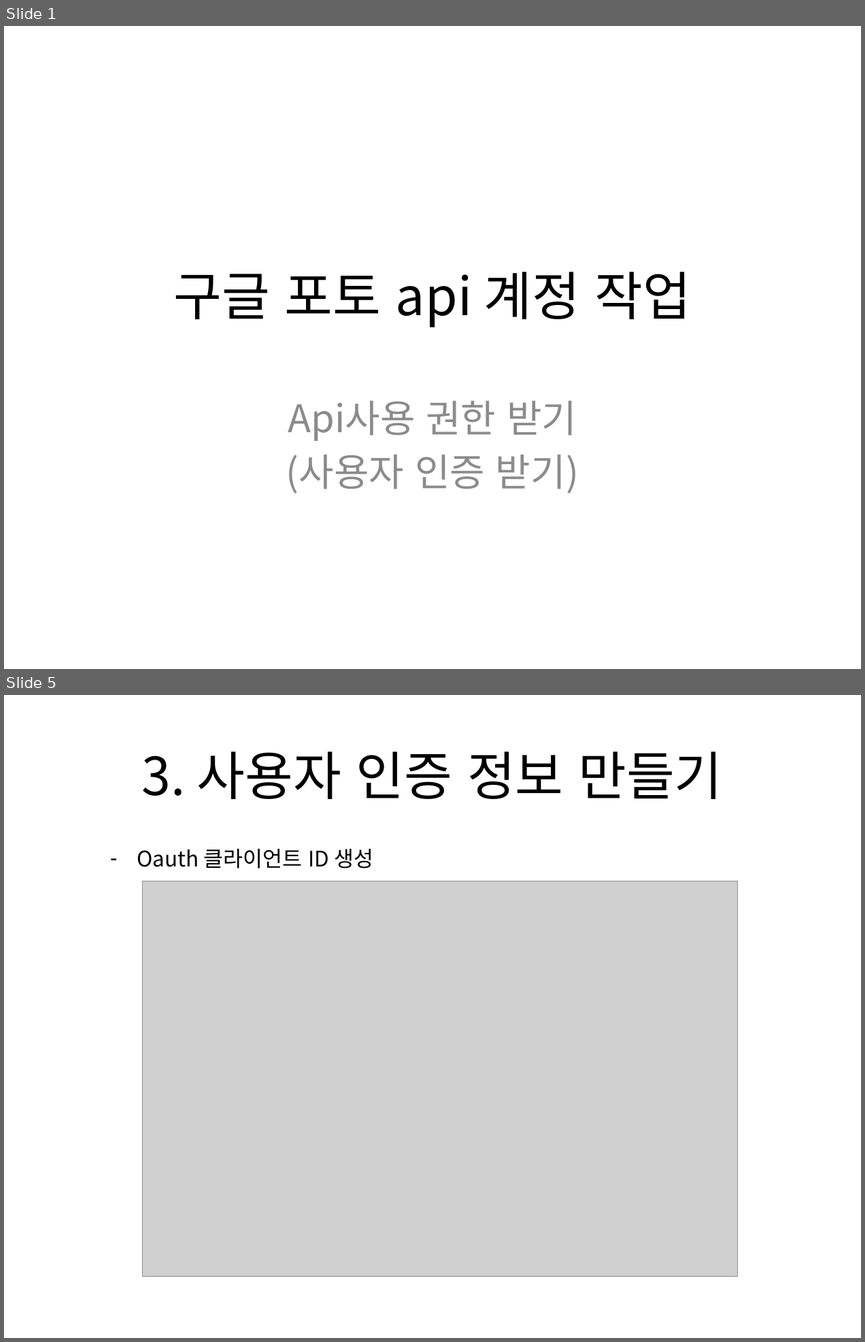
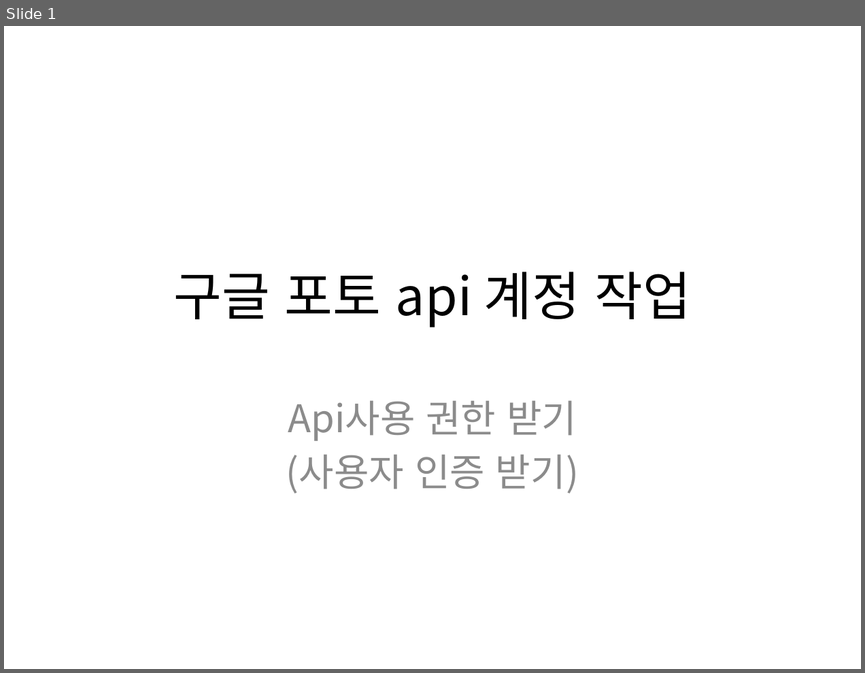
Before and after one commit to zzingyuna/test_site.github.io, a slide deck: image/get_google_api_account.pptx. Shown one above the other, each under a label of ours: slides 1 and 5 before the commit, slide 1 after it; the slides between them are not shown. The pictures are 865x1342 and 865x673 pixels, drawn with LibreOffice and Linux fonts; fonts in the diff are those of the drawing; grey boxes stand for pictures. Boxes give left, top, right and bottom in pixels: in the first picture for what was removed or moved away, otherwise in the second. Text is boxed around its words. In the diff, an @@ line names an element or a change of style, - is before the commit and + after.

```diff
--- a/image/get_google_api_account.pptx
+++ b/image/get_google_api_account.pptx
@@ slide 5 removed at (4, 695, 861, 1338), background #FFFFFF @@
@@ title removed at (141, 751, 722, 799) @@
-3. 사용자 인증 정보 만들기
@@ text removed at (137, 849, 373, 868) @@
-– Oauth 클라이언트 ID 생성
@@ picture removed at (142, 881, 738, 1276) @@
```
Also in this commit, not shown: 1 slide changed, 12 slides added, 4 other slides removed.
